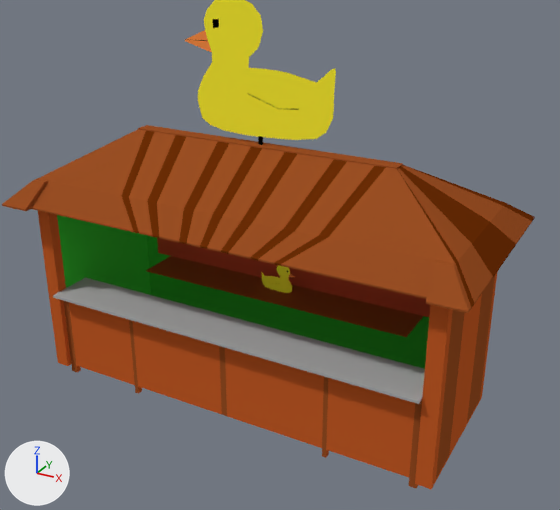
Renders of the Blender file bjm-game/Assets/Models/Buildings/Shootybooty.blend from each side of a commit.
The view is the same before and after, from a 50 mm lens placed at (1.808, -2.724, 2.344), pointed at (-0.01, 0.581, 0.691). The lights are fixed; the arrows at lower left show +X, +Y and +Z.
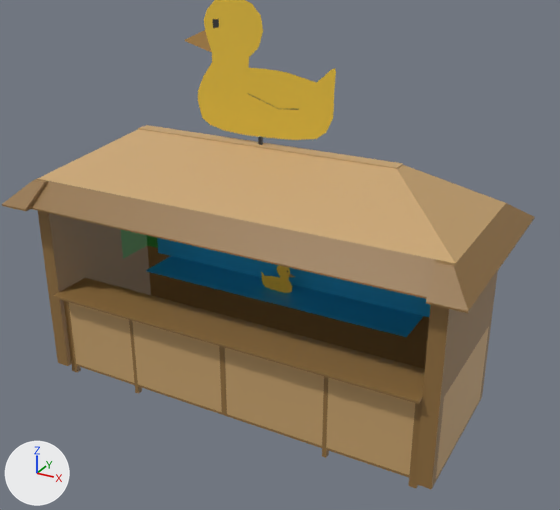
Edits to the bpy script that builds the scene:
```text
Add img_color_palette_png:
    img_color_palette_png = load_image('color-palette.png', '../color-palette.png', 1000, 1000, 'sRGB')
Add mat_color_palette_png:
    mat_color_palette_png = principled_material('color-palette.png')
    mat_color_palette_png.texture = img_color_palette_png
Change me_plane_001:
    used by ob_plane_001; location = (0.0, 0.382, 0.442); scale = (0.778, 0.232, 1.0)
    remove me_plane_001.from_pydata(...)  # 908 vertices, 907 faces; spans x -1.53..1.53, y -2.39..2.41, z -0.44..0.9
    remove me_plane_001.materials.append(mat_house_inner_floor)  # grey #bbbbbb
    add me_plane_001.from_pydata(...)  # 904 vertices, 907 faces; spans x -1.53..1.53, y -2.39..2.41, z -0.44..0.9
    me_plane_001 part 1
    4 vertices are removed from x 0.0, y -0.19..0.09, z 0.9
    12 faces are deleted
    12 new faces join them
    me_plane_001 part 2: 72 faces spanning x -1.3..1.3, y -1.59..1.46, z -0.39..0.67 switch from mat_house_inner (green #39bb34) to mat_color_palette_png (picture img_color_palette_png)
    me_plane_001 part 3: 34 faces spanning x -1.11..1.11, y 1.1..1.21, z 0.06..0.54 switch from mat_house_inner_shield (red #b8462c) to mat_color_palette_png (picture img_color_palette_png)
    me_plane_001 part 4: 244 faces spanning x -1.4..1.4, y -2.01..1.65, z -0.44..0.64 switch from mat_house_out (orange #c75c27) to mat_color_palette_png (picture img_color_palette_png)
    me_plane_001 part 5: 42 faces spanning x -1.3..1.3, y -2.01..-0.93, z 0.05..0.06 switch from mat_house_out_table (grey #aaaaaa) to mat_color_palette_png (picture img_color_palette_png)
    me_plane_001 part 6: 419 faces spanning x -1.53..1.53, y -2.39..2.41, z -0.44..0.9 switch from mat_house_out_roof (brown #9b4f24) to mat_color_palette_png (picture img_color_palette_png)
    me_plane_001 part 7: 66 faces spanning x -1.53..1.53, y -2.22..2.41, z 0.56..0.9 switch from mat_house_out_roof_2 (brown #6b2d06) to mat_color_palette_png (picture img_color_palette_png)
Change me_plane:
    where me_plane.from_pydata(...)  # 107 vertices, 79 faces; spans x -7.67..7.14, y -0.7..11.87, z -0.16..0.14
    used by ob_plane; location = (0.0, 0.373, 1.376); rotation_euler = (1.571, 0.0, 0.0), in degrees (90, 0, 0); scale = (0.0534, 0.0534, 0.0534)
    me_plane part 8: 66 faces spanning x -6.57..7.14, y 0.07..11.87, z 0.0 switch from mat_duck (yellow #fff333) to mat_color_palette_png (picture img_color_palette_png)
    me_plane part 9: 11 faces spanning x -7.67..3.86, y -0.7..9.91, z -0.16..0.14 switch from mat_duck_eye (black #030303) to mat_color_palette_png (picture img_color_palette_png)
    me_plane part 10: 2 faces spanning x -7.67..-4.84, y 7.03..8.91, z 0.0 switch from mat_duck_boep (orange #ff9248) to mat_color_palette_png (picture img_color_palette_png)
```

Changed parts and their boxes (x1, y1, x2, y2) in the pictures (560 x 510 px; the box of a moved part takes in the faces that stretch with it):
part 1 of me_plane_001, moved or reshaped: (200, 134, 325, 156) in both
part 2 of me_plane_001, recoloured (green to brown): (57, 215, 429, 369) in both
part 3 of me_plane_001, recoloured (red to blue): (157, 238, 430, 317) in both
part 4 of me_plane_001, recoloured: (38, 211, 498, 489) in both
part 5 of me_plane_001, recoloured (grey to brown): (53, 278, 425, 404) in both
part 6 of me_plane_001, recoloured: (2, 125, 532, 488) in both
part 7 of me_plane_001, recoloured: (121, 131, 535, 308) in both
part 8 of me_plane, recoloured: (198, 0, 336, 140) in both
part 9 of me_plane, recoloured: (185, 19, 299, 137) in both
part 10 of me_plane, recoloured (orange to brown): (185, 30, 212, 52) in both
